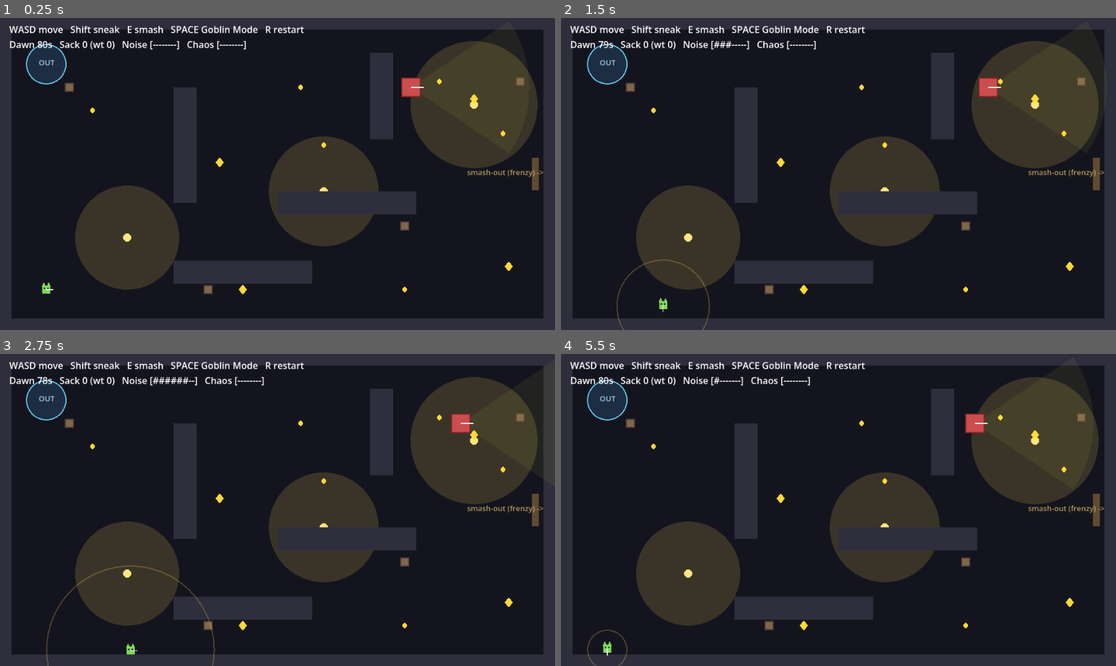
Above: before the commit, frames 1-4 (two rows, left to right).
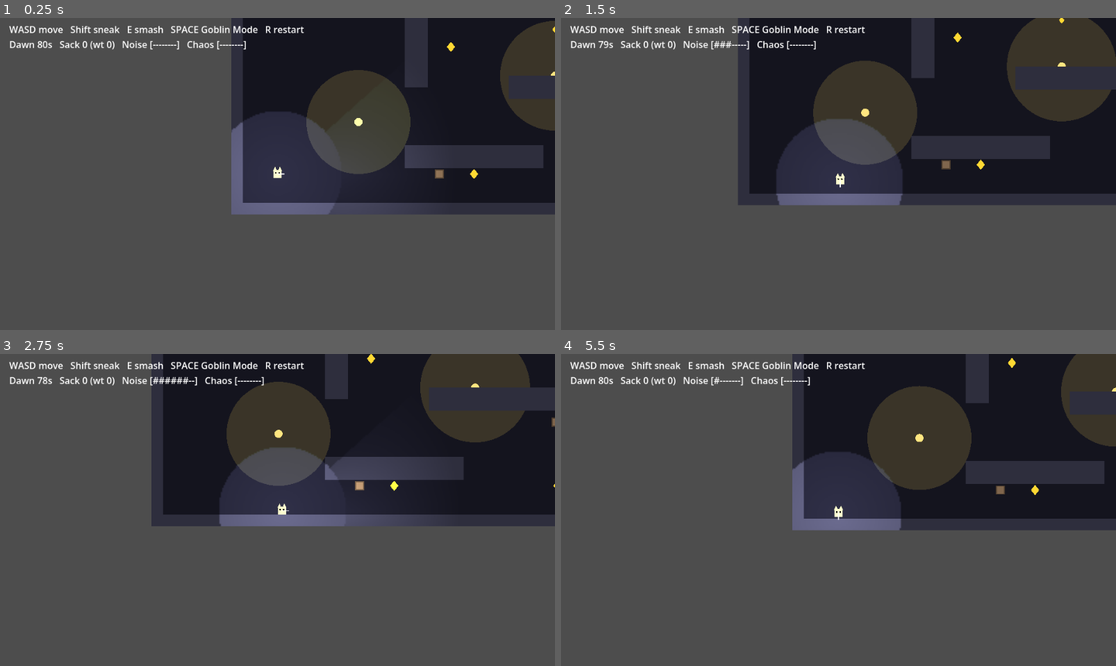
Above: after the commit, the same moments.

Repository: steverowley/goblin-mode
Game: Godot game, scene res://scenes/fun_probe.tscn
Same seed, same stepped clock (60 frames per second), same inputs: the game is played once before the commit and once after it.
Inputs:
- Up to frame 1 (0.25 s): no input
- Up to frame 2 (1.5 s): tap Enter at 0.5 s; hold D 0.53-1.28 s; tap R at 0.6 s; tap Space at 0.77 s; hold S from 1.28 s (still down); tap E at 1.35 s
- Up to frame 3 (2.75 s): tap Space at 1.52 s; release S at 2.03 s; hold D from 2.03 s (still down); hold Shift from 2.03 s (still down)
- Up to frame 4 (5.5 s): release D at 2.78 s; release Shift at 2.78 s; hold W 2.78-3.53 s; tap R at 2.85, 5.1 s; tap Space at 3.02, 3.77, 4.52 s; hold A 3.53-5.03 s; tap E at 3.6 s; tap Shift at 4.35 s; hold S from 5.03 s (still down)

The runs differ from the first frame. In frame 1, 84% of the frame differs, in the area x 0-100%, y 0-100%; in frame 2, 79%; in frame 3, 82%; in frame 4, 85%.

Commit message:
wip: begin persistent-city iteration (Zomboid vision + camera + doors)
WORK IN PROGRESS — paused mid-build, NOT playable as a whole yet. Done so far: player.gd gains a follow Camera2D and a facing vision cone (generated cone texture on a shadow-casting PointLight2D, rotated to facing); new scripts/door.gd (auto-opening door that blocks movement + sight). STILL TODO before it plays right: rewrite scripts/fun_probe.gd into the bigger District-One map (CanvasModulate dark wash, LightOccluder2D on every wall, lanterns as PointLight2D, place doors, spawn multiple guards, larger bounds). main remains the playable goblin build (PR #3).

Co-Authored-By: Claude Opus 4.8 (1M context) <noreply@anthropic.com>

Diff:
--- /dev/null
+++ b/scripts/door.gd
@@ -0,0 +1,57 @@
+extends StaticBody2D
+## A simple greybox door: blocks movement AND sight (it's a light occluder)
+## until the goblin creeps within range, then swings open and stays open.
+
+const OPEN_RANGE := 48.0
+
+var _player: Node2D
+var _size := Vector2(44, 12)
+var is_open := false
+
+var _cs: CollisionShape2D
+var _occ: LightOccluder2D
+
+func setup(player: Node2D, sz: Vector2) -> void:
+	_player = player
+	_size = sz
+
+func _ready() -> void:
+	collision_layer = 0b01           # same as walls: blocks movement + sight
+	collision_mask = 0
+	_cs = CollisionShape2D.new()
+	var shape := RectangleShape2D.new()
+	shape.size = _size
+	_cs.shape = shape
+	add_child(_cs)
+
+	_occ = LightOccluder2D.new()
+	var op := OccluderPolygon2D.new()
+	var hw := _size.x / 2.0
+	var hh := _size.y / 2.0
+	op.polygon = PackedVector2Array([
+		Vector2(-hw, -hh), Vector2(hw, -hh), Vector2(hw, hh), Vector2(-hw, hh),
+	])
+	_occ.occluder = op
+	add_child(_occ)
+
+func _physics_process(_delta: float) -> void:
+	if is_open or _player == null:
+		return
+	if global_position.distance_to(_player.global_position) < OPEN_RANGE:
+		_open()
+
+func _open() -> void:
+	is_open = true
+	_cs.set_deferred("disabled", true)
+	if _occ != null:
+		_occ.queue_free()
+		_occ = null
+	queue_redraw()
+
+func _draw() -> void:
+	if is_open:
+		return
+	var hw := _size.x / 2.0
+	var hh := _size.y / 2.0
+	draw_rect(Rect2(-hw, -hh, _size.x, _size.y), Color(0.5, 0.36, 0.2))
+	draw_rect(Rect2(-hw, -hh, _size.x, _size.y), Color(0.3, 0.22, 0.12), false, 1.5)
--- a/scripts/player.gd
+++ b/scripts/player.gd
@@ -1,29 +1,29 @@
 extends CharacterBody2D
-## The player goblin — a greedy little menace (greybox).
+## The player goblin — a greedy little menace with Zomboid-style sight.
 ##
-## Walk, or hold Shift to sneak. You auto-grab shinies by touching them; the
-## fuller your sack the slower AND louder you get. Wreck pots/lanterns (handled
-## by the level) to fill the CHAOS meter, then hit GOBLIN MODE: a feral frenzy
-## where weight doesn't slow you, you're loud as sin, and you can smash your way
-## out. This is the M1/M2 "Goblin Mode frenzy" (decision J) in crude greybox form.
+## You only SEE your facing cone (plus a small circle around you); walls block
+## your view and everything else is fog. A camera follows you across the bigger
+## city map. Grab everything (a heavy sack slows + loudens you), smash pots and
+## lanterns, and trigger GOBLIN MODE to go feral and smash out.
 
 const WALK_SPEED := 145.0
 const SNEAK_SPEED := 70.0
 const FRENZY_SPEED := 215.0
-const WEIGHT_DRAG := 0.035       # how much each unit of sack-weight slows you
+const WEIGHT_DRAG := 0.035
 const FRENZY_TIME := 5.0
-const FRENZY_COST := 0.5         # chaos needed (and spent) to go feral
+const FRENZY_COST := 0.5
 
 var noise := 0.0
-var chaos := 0.0                 # 0..1, fills from grabbing & wrecking
+var chaos := 0.0
 var is_sneaking := false
 var is_lit := false
-var sack := 0                    # shinies grabbed (value)
-var weight := 0.0                # sack weight (slows + loudens you)
+var sack := 0
+var weight := 0.0
 var frenzy := false
 var frenzy_timer := 0.0
 var facing := Vector2.RIGHT
-var _wiggle := 0.0               # waddle animation phase
+var _wiggle := 0.0
+var _vision: PointLight2D
 
 func _ready() -> void:
 	collision_layer = 0b10
@@ -34,6 +34,46 @@
 	rect.size = Vector2(16, 16)
 	cs.shape = rect
 	add_child(cs)
+
+	# Camera follows the goblin around the city.
+	var cam := Camera2D.new()
+	cam.position_smoothing_enabled = true
+	cam.position_smoothing_speed = 8.0
+	add_child(cam)
+	cam.make_current()
+
+	# Vision: a facing cone of light (+ small near-circle). shadow_enabled lets
+	# wall occluders block it, so you can't see through/around walls.
+	_vision = PointLight2D.new()
+	_vision.texture = _make_cone_texture()
+	_vision.texture_scale = 2.4          # cone reach ~ 300 px
+	_vision.energy = 1.35
+	_vision.shadow_enabled = true
+	add_child(_vision)
+
+func _make_cone_texture() -> ImageTexture:
+	var sz := 256
+	var c := sz / 2.0
+	var img := Image.create(sz, sz, false, Image.FORMAT_RGBA8)
+	var half_fov := deg_to_rad(42.0)
+	var near_r := 46.0
+	var cone_r := float(c)
+	for y in range(sz):
+		for x in range(sz):
+			var dx := float(x) - c
+			var dy := float(y) - c
+			var dist := sqrt(dx * dx + dy * dy)
+			var a := 0.0
+			if dist < near_r:
+				a = 1.0 - (dist / near_r) * 0.25
+			elif dist < cone_r:
+				var ang := atan2(dy, dx)          # 0 == +X (the facing direction)
+				if absf(ang) <= half_fov:
+					var edge := 1.0 - (absf(ang) / half_fov)
+					var falloff := 1.0 - (dist / cone_r)
+					a = clampf(falloff * (0.45 + 0.55 * edge), 0.0, 1.0)
+			img.set_pixel(x, y, Color(1, 1, 1, a))
+	return ImageTexture.create_from_image(img)
 
 func _physics_process(delta: float) -> void:
 	var dir := Vector2.ZERO
@@ -64,8 +104,6 @@
 	velocity = dir * speed
 	move_and_slide()
 
-	# Noise: max in frenzy; otherwise rises while moving, with a weight-based
-	# floor so a heavily-laden goblin can never be truly silent.
 	if frenzy:
 		noise = 1.0
 	else:
@@ -77,6 +115,10 @@
 		else:
 			noise = noise - 0.8 * delta
 		noise = clampf(maxf(noise, floor_n), 0.0, 1.0)
+
+	# Point the vision cone where we're facing.
+	if _vision != null:
+		_vision.rotation = facing.angle()
 
 	if dir != Vector2.ZERO:
 		_wiggle += delta * 13.0
@@ -105,27 +147,19 @@
 	chaos = maxf(0.0, chaos - FRENZY_COST)
 
 func _draw() -> void:
-	var wob := sin(_wiggle) * 2.0    # waddle
-	# Noise ring (turns angry-red in frenzy).
-	var r := noise_radius()
-	if r > 6.0:
-		var ring := Color(1, 0.35, 0.3, 0.32) if frenzy else Color(1.0, 0.8, 0.35, 0.26)
-		draw_arc(Vector2.ZERO, r, 0.0, TAU, 48, ring, 2.0)
+	var wob := sin(_wiggle) * 2.0
 	var col := Color(0.6, 1.0, 0.2) if frenzy else Color(0.5, 0.85, 0.35)
-	# Big goblin ears.
+	# ears
 	draw_colored_polygon(PackedVector2Array([Vector2(-8, -5 + wob), Vector2(-4, -13 + wob), Vector2(-1, -5 + wob)]), col)
 	draw_colored_polygon(PackedVector2Array([Vector2(8, -5 + wob), Vector2(4, -13 + wob), Vector2(1, -5 + wob)]), col)
-	# Body.
+	# body
 	draw_rect(Rect2(-7, -7 + wob, 14, 14), col)
-	# Mean little eyes.
 	draw_circle(Vector2(-3, -2 + wob), 1.4, Color.BLACK)
 	draw_circle(Vector2(3, -2 + wob), 1.4, Color.BLACK)
-	# Loot sack on the back, grows with weight.
+	# sack
 	if sack > 0:
 		var s := clampf(4.0 + weight * 0.6, 4.0, 15.0)
 		draw_circle(Vector2(0, 9 + wob), s, Color(0.55, 0.42, 0.28))
-	# "You're lit!" warning.
 	if is_lit and not frenzy:
 		draw_rect(Rect2(-10, -10 + wob, 20, 20), Color(1, 0.95, 0.3, 0.9), false, 2.0)
-	# Facing tick.
 	draw_line(Vector2(0, wob), facing * 12.0 + Vector2(0, wob), Color.WHITE, 1.5)
